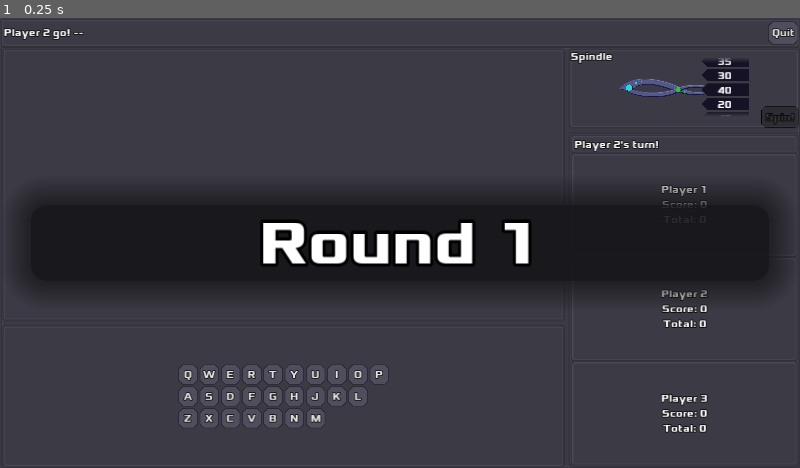
Above: before the commit, frame 1.
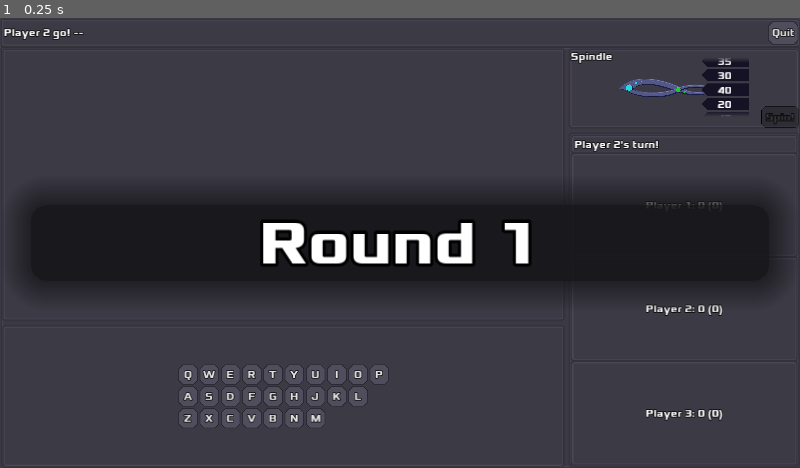
Above: after the commit, the same moment.

Repository: zacryol/spindle-of-serendipity
Game: Godot game, scene res://game/GamePanel.tscn
The game is run twice, just before and just after one commit, with the same random seed, the same clock (stepped at 60 frames per second) and the same inputs. This scene is started directly instead of the project's main scene.
Inputs:
- Up to frame 1 (0.25 s): no input

The runs differ from the first frame. In frame 1, 0.6% of the frame differs, in the area x 80-91%, y 37-93%.
Error in both runs: Division By Zero in operator '%'. (res://system/singletons/EntryManager.gd:82)

Commit message:
Player info is on one label/line

Diff:
--- a/godot/game/components/Player.gd
+++ b/godot/game/components/Player.gd
@@ -3,32 +3,45 @@
 var score := 0
 var total := 0
 var player_name: String
+var template := "%s: %d (%d)"
+var template2 := "%s: %d (%d / %d)"
 
 onready var name_label := $PanelContainer/CenterContainer/VBoxContainer/PlayerLabel
 onready var score_label := $PanelContainer/CenterContainer/VBoxContainer/ScoreLabelCurr
 onready var total_label := $PanelContainer/CenterContainer/VBoxContainer/TotalLabel
 
+onready var info := $PanelContainer/CenterContainer/InfoLabel as Label
+
+func set_label_text() -> void:
+	if GlobalVars.win_by_score():
+		info.text = template2 % [player_name, score, total, GlobalVars.win_score]
+	else:
+		info.text = template % [player_name, score, total]
+
+
 func add_to_score(points: int) -> void:
 	score += points
-	score_label.text = "Score: " + str(score)
+#	score_label.text = "Score: " + str(score)
+	set_label_text()
 
 	if GlobalVars.win_by_score():
 		if get_all_score() >= GlobalVars.win_score:
-			$PanelContainer/CenterContainer/VBoxContainer.modulate = Color.yellow
+			$PanelContainer/CenterContainer.modulate = Color.yellow
 
 
 func set_name(new_name: String) -> void:
 	player_name = new_name
-	name_label.text = player_name
+#	name_label.text = player_name
+	set_label_text()
 
 
 func cache_score() -> void:
 	total += score
 	add_to_score(-score)
-	total_label.text = "Total: " + str(total)
-
-	if GlobalVars.win_by_score():
-		total_label.text += " / " + str(GlobalVars.win_score)
+#	total_label.text = "Total: " + str(total)
+#
+#	if GlobalVars.win_by_score():
+#		total_label.text += " / " + str(GlobalVars.win_score)
 
 
 func get_all_score() -> int:
--- a/godot/game/components/Player.tscn
+++ b/godot/game/components/Player.tscn
@@ -24,6 +24,7 @@
 margin_bottom = 713.0
 
 [node name="VBoxContainer" type="VBoxContainer" parent="PanelContainer/CenterContainer"]
+visible = false
 margin_left = 566.0
 margin_top = 328.0
 margin_right = 700.0
@@ -48,3 +49,11 @@
 margin_bottom = 50.0
 text = "Total Score"
 align = 1
+
+[node name="InfoLabel" type="Label" parent="PanelContainer/CenterContainer"]
+margin_left = 633.0
+margin_top = 346.0
+margin_right = 633.0
+margin_bottom = 360.0
+grow_horizontal = 2
+grow_vertical = 2
